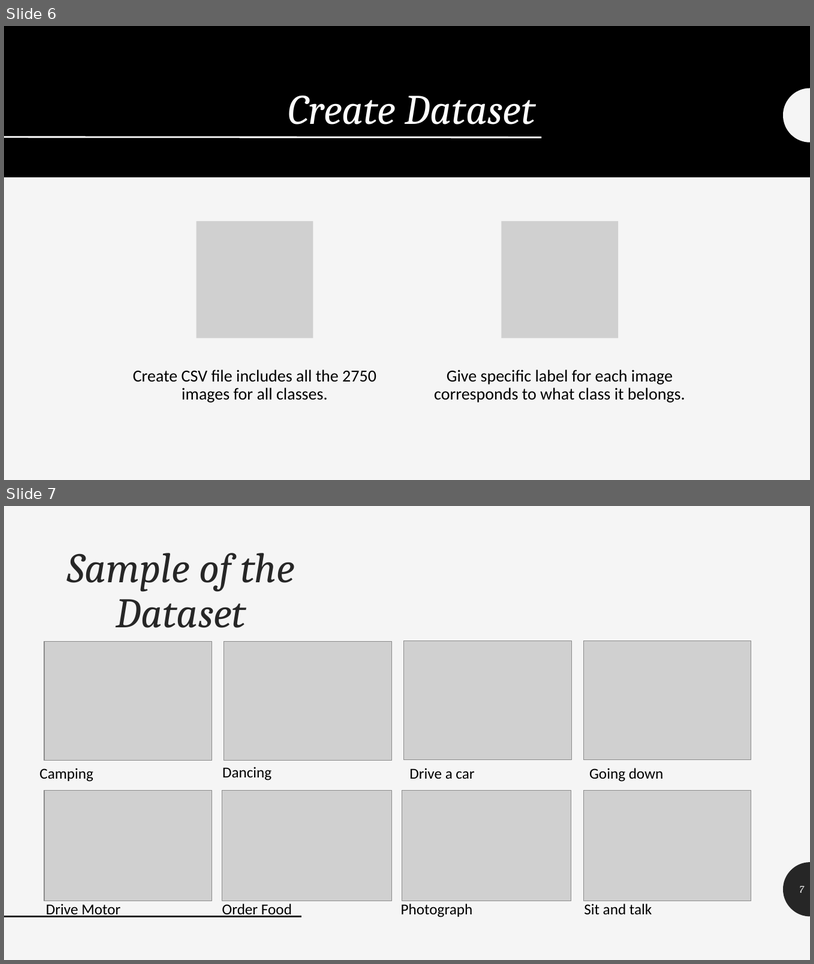
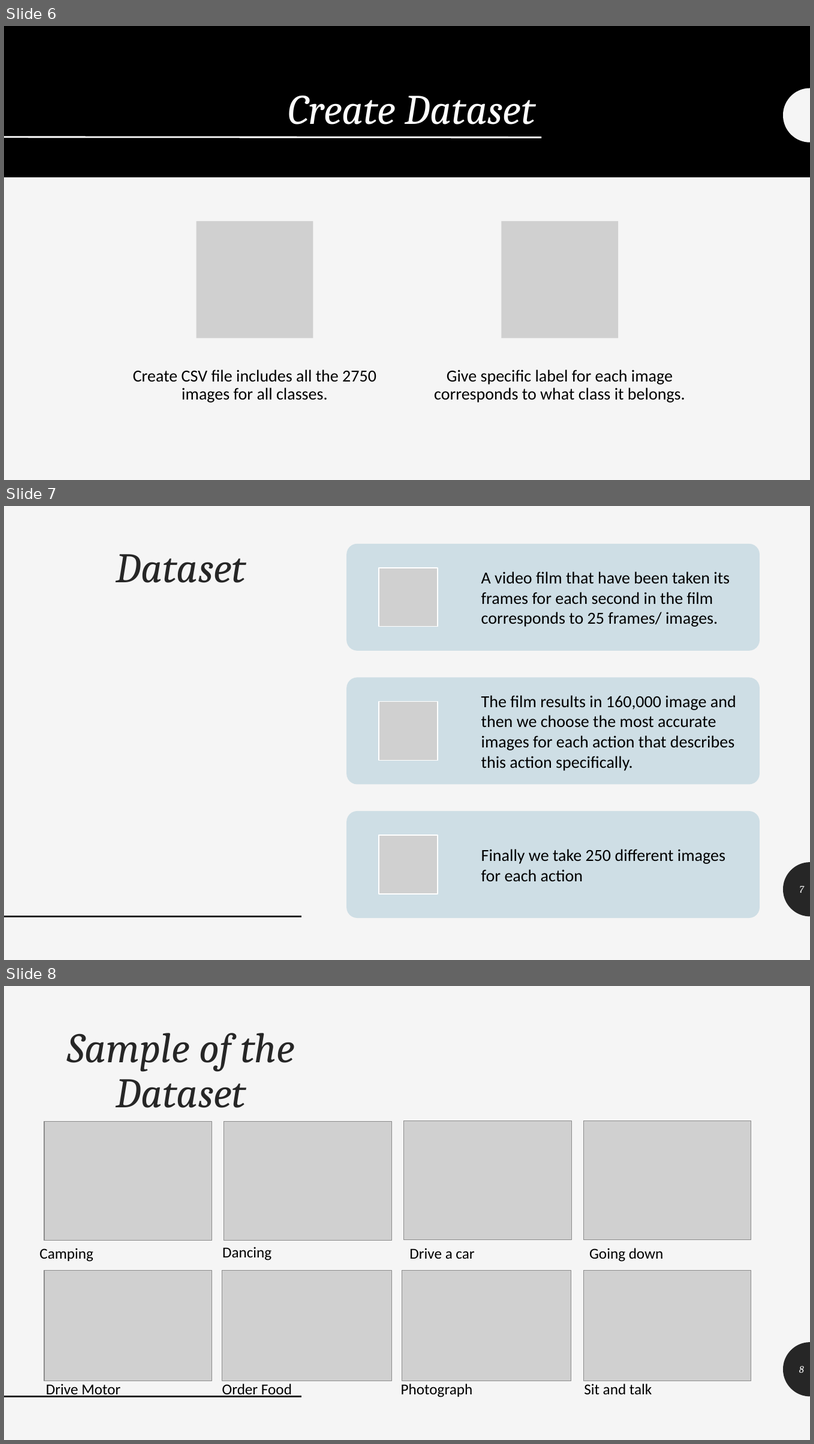
Before and after one commit to NadaLabib/Deep-learning-Project, a slide deck: Presentation Slides.pptx. Shown one above the other, each under a label of ours: slides 6 and 7 before the commit, slides 6, 7 and 8 after it. The pictures are 814x964 and 814x1444 pixels, drawn with LibreOffice and Linux fonts; fonts in the diff are those of the drawing; grey boxes stand for pictures. Boxes give left, top, right and bottom in pixels: in the first picture for what was removed or moved away, otherwise in the second. Text is boxed around its words. In the diff, an @@ line names an element or a change of style, - is before the commit and + after.

```diff
--- a/Presentation Slides.pptx
+++ b/Presentation Slides.pptx
@@ slide 7 added at box(4, 506, 810, 960), background #F5F5F5; not listed: 2 template elements that a slide beside it also shows @@
@@ title added at box(116, 554, 246, 583), 50 pt, text #262626, italic @@
+Dataset
@@ group added at box(347, 544, 760, 918): 3 rounded rectangles, 3 pictures, 3 texts @@
+A video film that have been taken its frames for each second in the film corresponds to 25 frames/ images.
+The film results in 160,000 image and then we choose the most accurate images for each action that describes this action specifically.
+Finally we take 250 different images for each action
@@ page number added at box(800, 885, 804, 892), 12 pt, text #F5F5F5, italic @@
+7
@@ what was slide 7 is now slide 8 @@
@@ page number at box(800, 1365, 804, 1372): text changed @@
-7
+8
```
Also in this commit, not shown: 2 other slides added.
